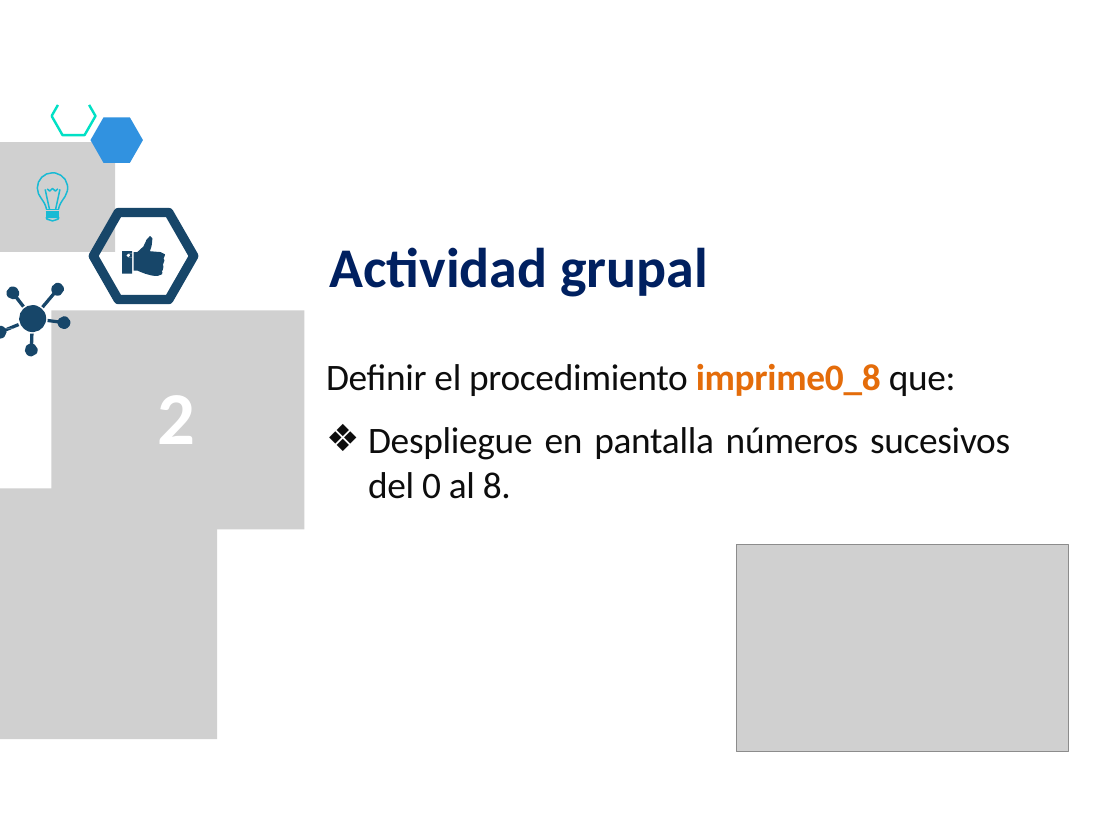
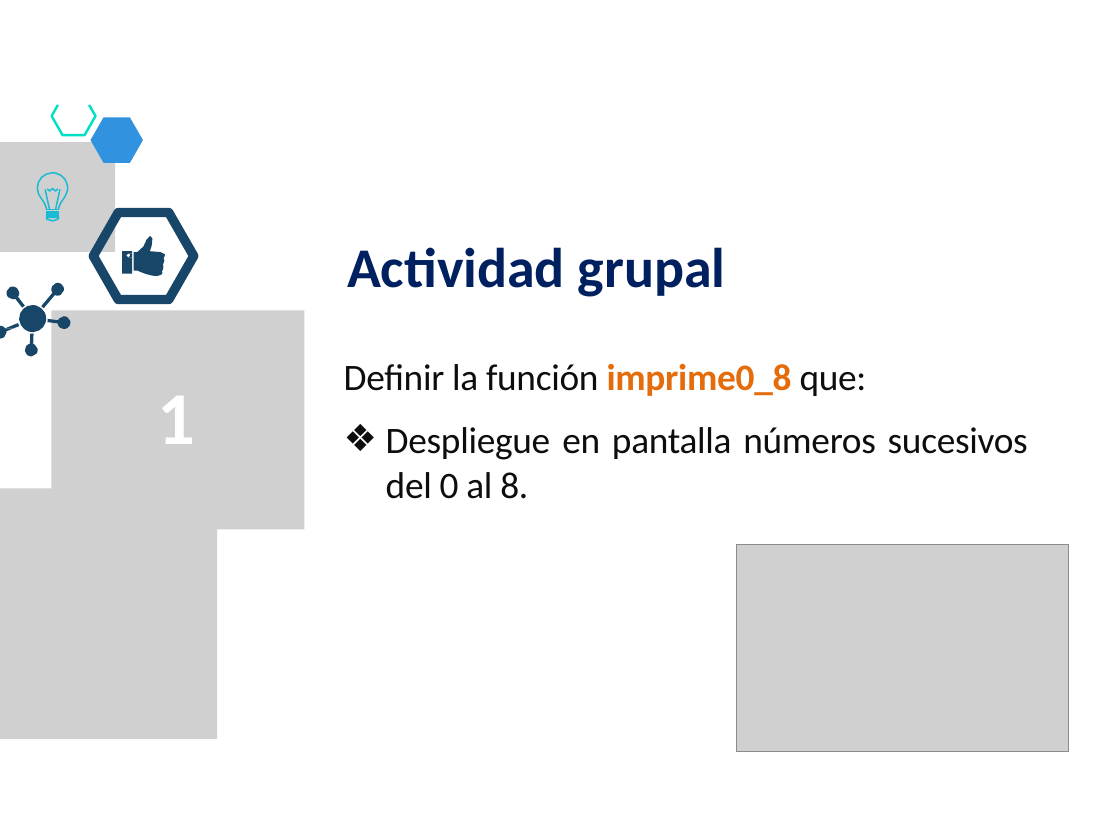
Before and after one commit to lizetheP/PensamientoC, a slide deck: slide 11 of CalendarioAgo20/presentaciones/8_For.pptx (slide 14 before the commit). Drawn at 1120x840 pixels with LibreOffice and Linux fonts; fonts in the diff are those of the drawing; grey boxes stand for pictures. Boxes give left, top, right and bottom in pixels: in the first picture for what was removed or moved away, otherwise in the second. Text is boxed around its words. In the diff, an @@ line names an element or a change of style, - is before the commit and + after.

```diff
--- a/CalendarioAgo20/presentaciones/8_For.pptx
+++ b/CalendarioAgo20/presentaciones/8_For.pptx
@@ text "Actividad grupal" moved from (x1=329, y1=247, x2=708, y2=297) to (x1=347, y1=247, x2=726, y2=297) @@
@@ text "Definir la función imprime0_8 que:" moved from (x1=326, y1=364, x2=1010, y2=499) to (x1=344, y1=363, x2=1028, y2=499) @@
@@ text at (x1=344, y1=363, x2=867, y2=396): text changed @@
-Definir el procedimiento imprime0_8 que:
+Definir la función imprime0_8 que:
@@ text at (x1=158, y1=396, x2=196, y2=444): text changed @@
-2
+1
```
Also in this commit, not shown: 13 other slides changed, 7 other files.
